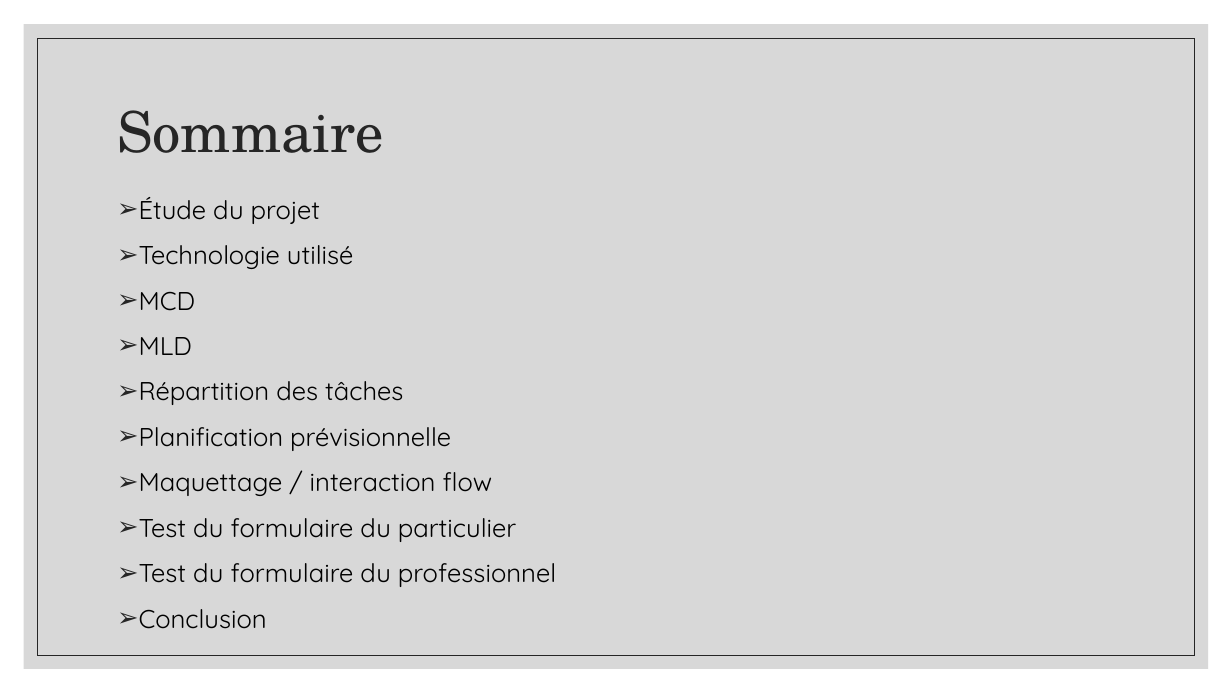
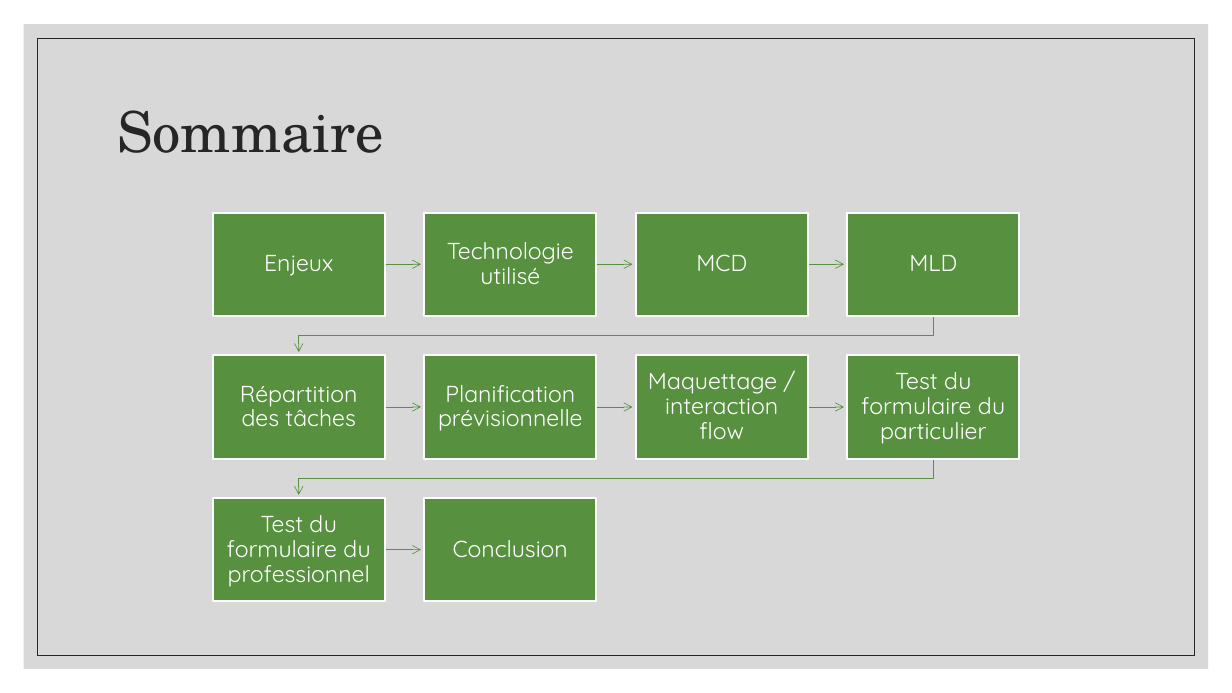
Before and after one commit to Tinquen59/AP2019_Projet002_projetWEB, a slide deck: slide 2 of plus/Formulaire_Connectlife.pptx. Drawn at 1232x693 pixels with LibreOffice and Linux fonts; fonts in the diff are those of the drawing; background and template pictures are left out. Boxes give left, top, right and bottom in pixels: in the first picture for what was removed or moved away, otherwise in the second. Text is boxed around its words. In the diff, an @@ line names an element or a change of style, - is before the commit and + after.

```diff
--- a/plus/Formulaire_Connectlife.pptx
+++ b/plus/Formulaire_Connectlife.pptx
@@ text removed at (139,197,556,629) @@
-➢ Étude du projet
-➢ Technologie utilisé
-➢ MCD
-➢ MLD
-➢ Répartition des tâches
-➢ Planification prévisionnelle
-➢ Maquettage / interaction flow
-➢ Test du formulaire du particulier
-➢ Test du formulaire du professionnel
-➢ Conclusion
@@ group added at (213,213,1019,602): 10 rectangles, 10 texts, 9 freeform shapes @@
+Enjeux
+Technologie utilisé
+MCD
+MLD
+Répartition des tâches
+Planification prévisionnelle
+Maquettage / interaction flow
+Test du formulaire du particulier
+Test du formulaire du professionnel
+Conclusion
```
Also in this commit, not shown: 5 other slides changed, 11 slides added, 2 slides removed, 1 other file.
